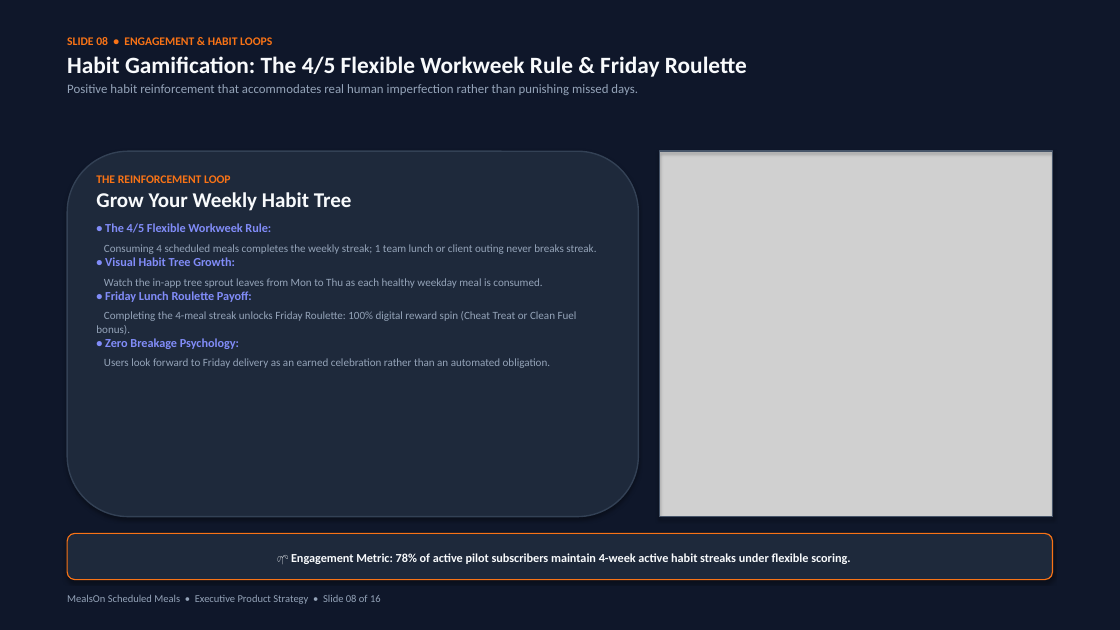
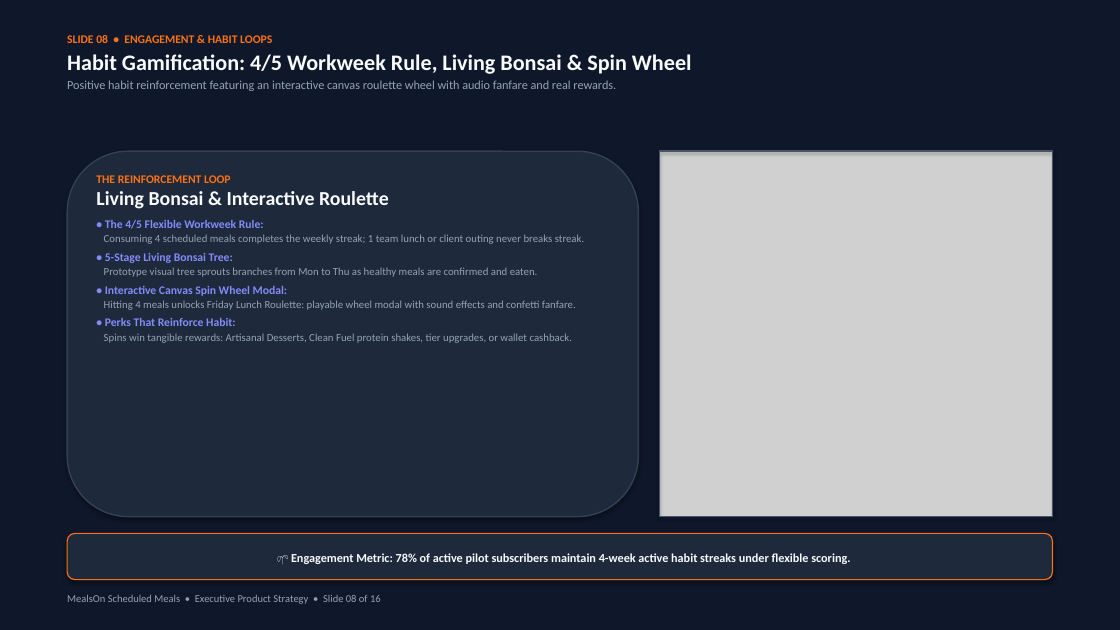
Before and after one commit to AnimeFreak95/Assignment_MealOn, a slide deck: slide 8 of dist/presentation/MealsOn_Master_Deck.pptx. Drawn at 1120x630 pixels with LibreOffice and Linux fonts; fonts in the diff are those of the drawing; grey boxes stand for pictures. Boxes give left, top, right and bottom in pixels: in the first picture for what was removed or moved away, otherwise in the second. Text is boxed around its words. In the diff, an @@ line names an element or a change of style, - is before the commit and + after.

Commit message:
feat(presentation): add interactive 16-slide HTML deck and updated master PPTX with prototype UI/UX enhancements

```diff
--- a/dist/presentation/MealsOn_Master_Deck.pptx
+++ b/dist/presentation/MealsOn_Master_Deck.pptx
@@ text at bbox=[67, 54, 692, 91]: text changed; size 11 to 10.5 pt @@
-Habit Gamification: The 4/5 Flexible Workweek Rule & Friday Roulette
-Positive habit reinforcement that accommodates real human imperfection rather than punishing missed days.
+Habit Gamification: 4/5 Workweek Rule, Living Bonsai & Spin Wheel
+Positive habit reinforcement featuring an interactive canvas roulette wheel with audio fanfare and real rewards.
@@ text at bbox=[96, 191, 389, 209]: text changed; size 18 to 17 pt @@
-Grow Your Weekly Habit Tree
+Living Bonsai & Interactive Roulette
@@ text at bbox=[104, 220, 584, 244]: size 10.5 to 10 pt in "• The 4/5 Flexible Workweek Rule:"; size 9.5 to 9.2 pt in "Consuming 4 scheduled meals completes the weekly ..."; less space between paragraphs; more space between paragraphs @@
@@ text at bbox=[104, 253, 576, 343]: text changed; size 9.5 to 9.2 pt @@
-• Visual Habit Tree Growth:
-Watch the in-app tree sprout leaves from Mon to Thu as each healthy weekday meal is consumed.
-• Friday Lunch Roulette Payoff:
-Completing the 4-meal streak unlocks Friday Roulette: 100% digital reward spin (Cheat Treat or Clean Fuel bonus).
-• Zero Breakage Psychology:
-Users look forward to Friday delivery as an earned celebration rather than an automated obligation.
+• 5-Stage Living Bonsai Tree:
+Prototype visual tree sprouts branches from Mon to Thu as healthy meals are confirmed and eaten.
+• Interactive Canvas Spin Wheel Modal:
+Hitting 4 meals unlocks Friday Lunch Roulette: playable wheel modal with sound effects and confetti fanfare.
+• Perks That Reinforce Habit:
+Spins win tangible rewards: Artisanal Desserts, Clean Fuel protein shakes, tier upgrades, or wallet cashback.
```
Also in this commit, not shown: 15 other slides changed, 39 other files.
